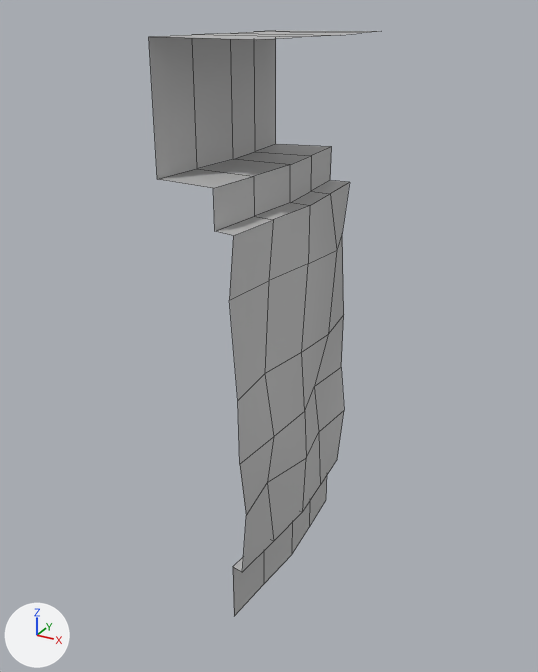
A saved change to the FBX model PFB_ANSART_GOY_KODRA/Assets/_FBX/mur_bas_rotonde.fbx.
Camera for both pictures: a 50 mm lens placed at (-16.41, 25.51, 5.19), pointed at (-18.57, 29.43, 3.22). Arrows for +X, +Y and +Z are at lower left; the lights stay in place. Mesh edges are drawn as thin lines. Where no turn or scale is listed for an object, it has been applied to the vertices.

The older version as bpy lines, for what is in view:
```python
me_mesh = bpy.data.meshes.new('Mesh')
me_mesh.from_pydata(...)  # 65 vertices, 48 faces; spans x -0.37..0.37, y -0.78..0.78, z -1.8..1.8
me_mesh.materials.append(mat_lambert1)  # grey #bcbcbc
ob_polysurface202 = bpy.data.objects.new('polySurface202', me_mesh)
ob_polysurface202.location = (-18.535, 29.465, 3.252)
```
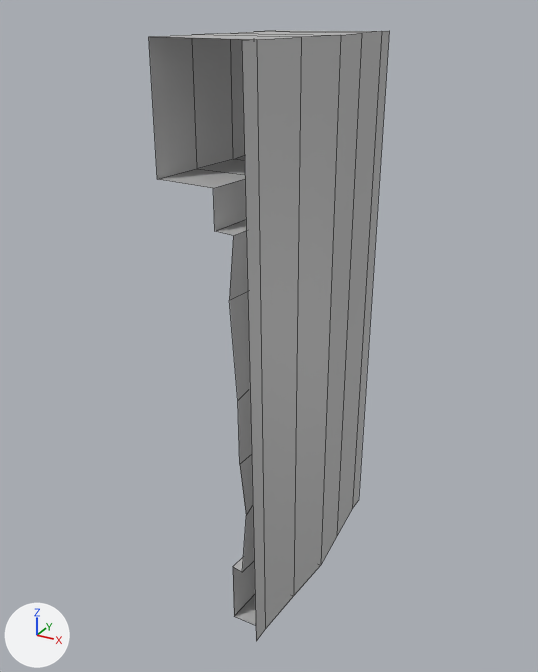
Edits to the bpy script that builds the scene:
```text
Change me_mesh:
    used by ob_polysurface202; location = (-18.535, 29.465, 3.252)
    remove me_mesh.from_pydata(...)  # 65 vertices, 48 faces; spans x -0.37..0.37, y -0.78..0.78, z -1.8..1.8
    add me_mesh.from_pydata(...)  # 74 vertices, 58 faces; spans x -0.37..0.37, y -0.91..0.91, z -1.8..1.8
    me_mesh part 1
    9 vertices are added at x 0.3..0.36, y -0.91..0.91, z -1.8..1.8
    10 new faces join them
```

Pixel boxes [x1, y1, x2, y2] of what changed, in the pictures (538 x 672 px):
'polySurface202', reshaped: before [149, 30, 379, 616]; after [149, 30, 389, 641]
part 1 of me_mesh, added: after [234, 31, 389, 641]
